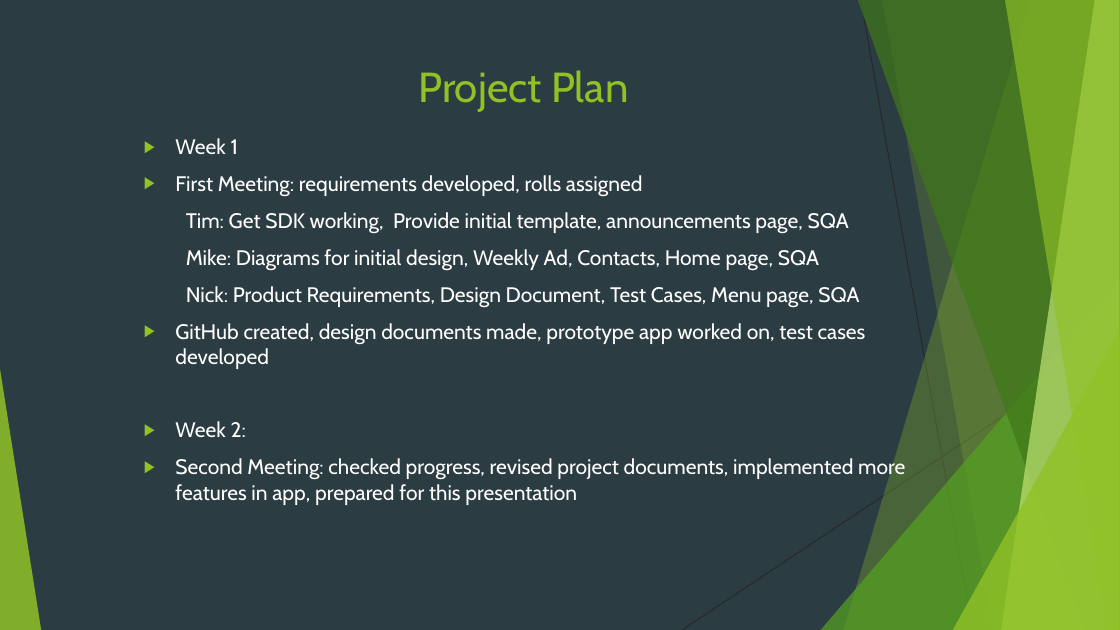
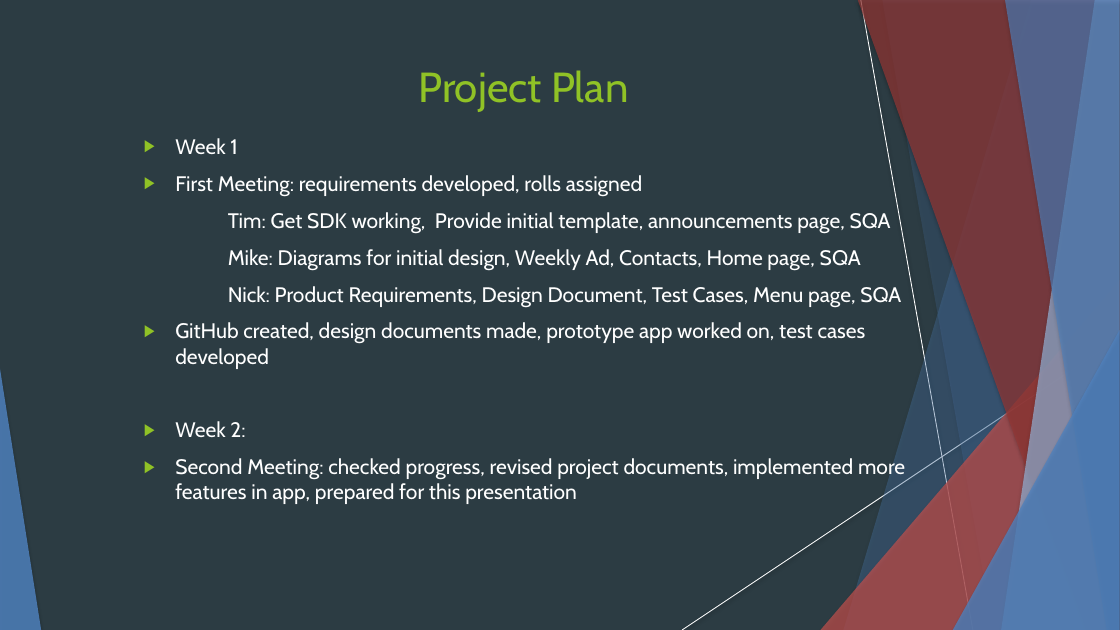
Before and after one commit to unholyN1/SEandroidApp, a slide deck: slide 2 of SE Presentation Alpha.pptx. Drawn at 1120x630 pixels with LibreOffice and Linux fonts; fonts in the diff are those of the drawing. Boxes give left, top, right and bottom in pixels: in the first picture for what was removed or moved away, otherwise in the second. Text is boxed around its words. In the diff, an @@ line names an element or a change of style, - is before the commit and + after.

```diff
--- a/SE Presentation Alpha.pptx
+++ b/SE Presentation Alpha.pptx
@@ freeform shape at bbox=[844, 0, 1120, 630]: fill #90C226 at 30% opacity to #4F81BD at 30% opacity; shadow on @@
@@ freeform shape at bbox=[858, 0, 1120, 630]: fill #3F7819 at 70% opacity to #953735 at 70% opacity; shadow on @@
@@ line (861, 0) - (973, 630): stroke #262626 0.75 pt to #FFFFFF 0.74 pt @@
@@ freeform shape at bbox=[882, 0, 1120, 630]: fill #90C226 at 20% opacity to #4F81BD at 20% opacity; shadow on; outline redrawn @@
@@ freeform shape at bbox=[1002, 0, 1120, 630]: fill #C0E474 at 70% opacity to #95B3D7 at 70% opacity; shadow on @@
@@ freeform shape at bbox=[1005, 0, 1120, 630]: fill #90C226 at 65% opacity to #4F81BD at 65% opacity; shadow on @@
@@ text at bbox=[175, 138, 905, 504]: indent changed @@
@@ triangle at bbox=[821, 280, 1120, 630]: fill #54A021 at 72% opacity to #C0504D at 72% opacity; shadow on @@
@@ line (1120, 339) - (682, 630): stroke #262626 0.75 pt to #FFFFFF 0.74 pt @@
@@ triangle at bbox=[953, 330, 1120, 630]: fill #90C226 at 80% opacity to #4F81BD at 80% opacity; shadow on @@
@@ triangle at bbox=[0, 369, 41, 630]: fill #90C226 at 85% opacity to #4F81BD at 85% opacity; shadow on @@
```
Also in this commit, not shown: 8 other slides changed.
